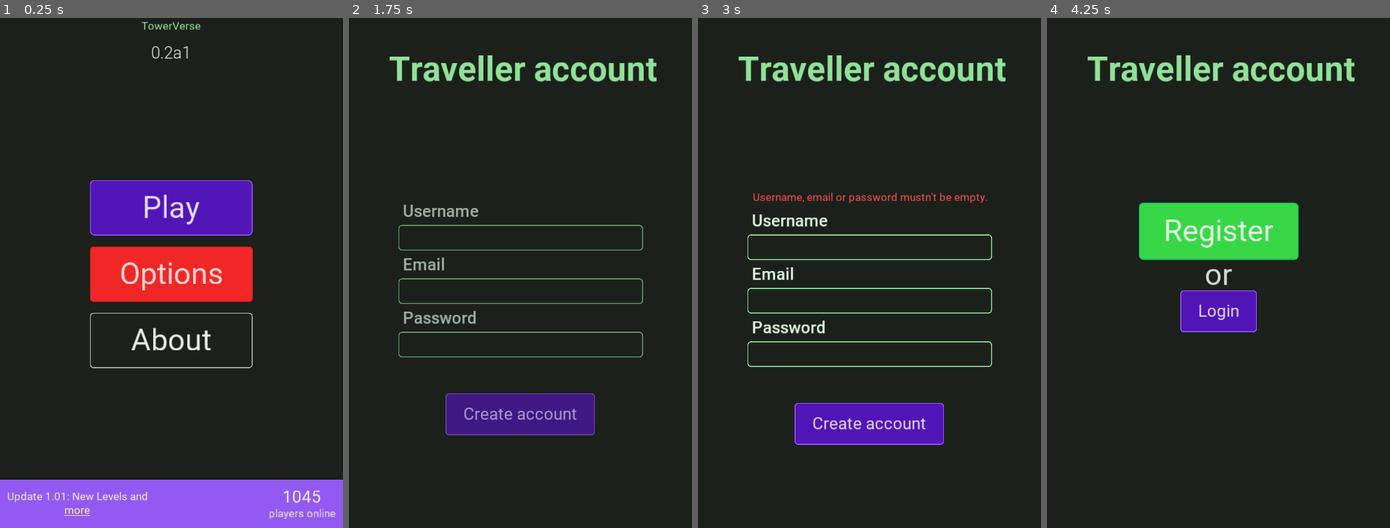
Above: before the commit, frames 1-4 (left to right).
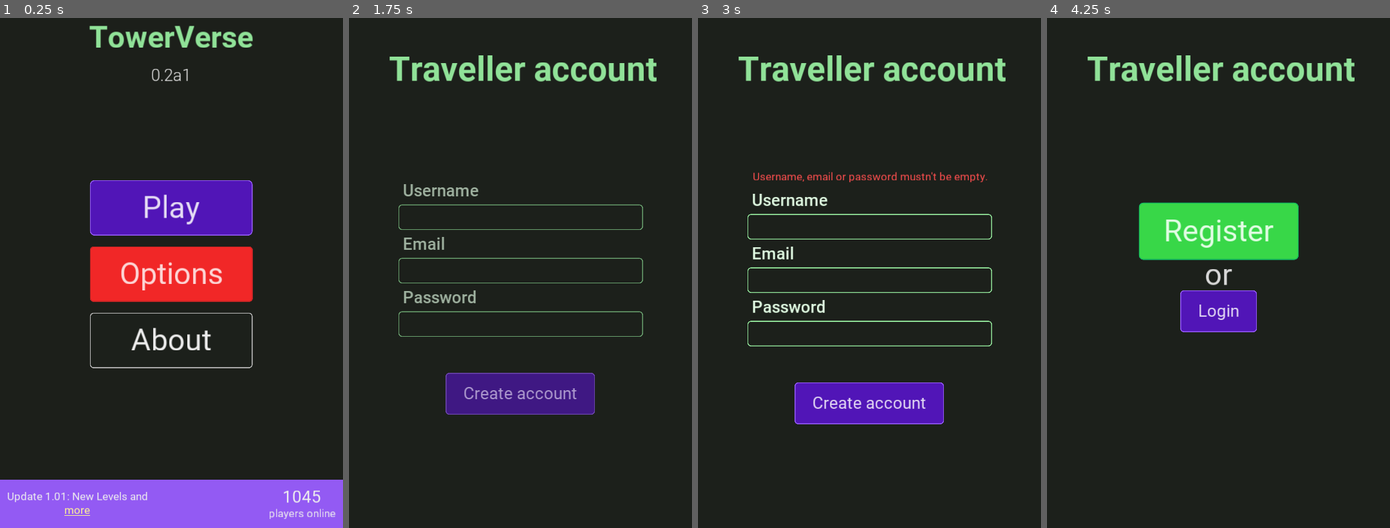
Above: after the commit, the same moments.

Repository: TowerVerse/towerverseandroid
Game: Godot game, scene res://assets/Scenes/StartMenu.tscn
Two runs of this game, one before a commit and one after it. Both use one fixed random seed, a clock stepped at 60 frames per second and the inputs below.
Inputs:
- Up to frame 1 (0.25 s): no input
- Up to frame 2 (1.75 s): click "Play" at 0.5 s; click "Register" at 1.25 s
- Up to frame 3 (3 s): click "Create account" at 2.75 s
- Up to frame 4 (4.25 s): tap Enter at 3.5 s; hold Escape (ui_back) from 3.53 s (still down)

The runs differ from the first frame. In frame 1, 1.3% of the frame differs, in the area x 26-74%, y 0-13%; in frame 2, 7.1%; in frame 3, 8.5%, in the area x 14-86%, y 30-84%; in frame 4, nothing differs.
Error before the commit: Invalid set index 'text' (on base: 'null instance') with value of type 'String'. (res://assets/Scripts/StartMenu.gd:17)

Commit message:
Design changes fix

Diff:
--- a/assets/Fonts/button_font.tres
+++ /dev/null
@@ -1,8 +0,0 @@
-[gd_resource type="DynamicFont" load_steps=2 format=2]
-
-[ext_resource path="res://assets/Fonts/Ubuntu-Medium.ttf" type="DynamicFontData" id=1]
-
-[resource]
-size = 80
-use_filter = true
-font_data = ExtResource( 1 )
--- a/assets/Scenes/Account.tscn
+++ b/assets/Scenes/Account.tscn
@@ -100,11 +100,12 @@
 margin_top = 76.0
 margin_right = 566.0
 margin_bottom = 161.0
-custom_fonts/font = SubResource( 2 )
+custom_fonts/font = SubResource( 13 )
 custom_colors/font_color = Color( 0.564706, 0.886275, 0.596078, 1 )
 text = "Traveller account"
 
 [node name="account_buttons_container" type="VBoxContainer" parent="."]
+visible = false
 anchor_left = 0.5
 anchor_top = 0.5
 anchor_right = 0.5
@@ -172,14 +173,14 @@
 }
 
 [node name="register_container" type="VBoxContainer" parent="."]
-visible = false
 anchor_left = 0.5
-anchor_top = 1.0
+anchor_top = 0.5
 anchor_right = 0.5
-anchor_bottom = 1.0
-margin_left = -247.0
-margin_top = -900.0
-margin_right = 248.0
+anchor_bottom = 0.5
+margin_left = -247.5
+margin_top = -290.0
+margin_right = 247.5
+margin_bottom = 383.0
 custom_constants/separation = 12
 alignment = 1
 __meta__ = {
@@ -187,9 +188,9 @@
 }
 
 [node name="register_error_label" type="Label" parent="register_container"]
-margin_top = 195.0
-margin_right = 495.0
-margin_bottom = 224.0
+margin_top = 79.0
+margin_right = 494.0
+margin_bottom = 108.0
 custom_fonts/font = ExtResource( 7 )
 custom_colors/font_color = Color( 0.980392, 0.305882, 0.305882, 1 )
 align = 1
@@ -201,17 +202,17 @@
 }
 
 [node name="line_edit_container" type="VBoxContainer" parent="register_container"]
-margin_top = 236.0
-margin_right = 495.0
-margin_bottom = 550.0
+margin_top = 120.0
+margin_right = 494.0
+margin_bottom = 440.0
 custom_constants/separation = 19
 
 [node name="register_username_label" type="Label" parent="register_container/line_edit_container"]
-margin_right = 169.0
-margin_bottom = 41.0
+margin_right = 163.0
+margin_bottom = 43.0
 size_flags_horizontal = 0
 size_flags_vertical = 0
-custom_styles/normal = SubResource( 7 )
+custom_styles/normal = SubResource( 18 )
 custom_fonts/font = ExtResource( 10 )
 custom_colors/font_color = Color( 0.886275, 0.988235, 0.894118, 1 )
 text = "Username"
@@ -221,9 +222,9 @@
 }
 
 [node name="register_username" type="LineEdit" parent="register_container/line_edit_container"]
-margin_top = 60.0
-margin_right = 495.0
-margin_bottom = 92.0
+margin_top = 62.0
+margin_right = 494.0
+margin_bottom = 94.0
 custom_styles/read_only = SubResource( 11 )
 custom_styles/focus = SubResource( 11 )
 custom_styles/normal = SubResource( 11 )
@@ -238,12 +239,12 @@
 caret_blink_speed = 0.5
 
 [node name="register_email_label" type="Label" parent="register_container/line_edit_container"]
-margin_top = 111.0
-margin_right = 92.0
-margin_bottom = 152.0
+margin_top = 113.0
+margin_right = 88.0
+margin_bottom = 156.0
 size_flags_horizontal = 0
 size_flags_vertical = 0
-custom_styles/normal = SubResource( 7 )
+custom_styles/normal = SubResource( 18 )
 custom_fonts/font = ExtResource( 10 )
 custom_colors/font_color = Color( 0.886275, 0.988235, 0.894118, 1 )
 text = "Email"
@@ -253,9 +254,9 @@
 }
 
 [node name="register_email" type="LineEdit" parent="register_container/line_edit_container"]
-margin_top = 171.0
-margin_right = 495.0
-margin_bottom = 203.0
+margin_top = 175.0
+margin_right = 494.0
+margin_bottom = 207.0
 custom_styles/read_only = SubResource( 11 )
 custom_styles/focus = SubResource( 11 )
 custom_styles/normal = SubResource( 11 )
@@ -270,12 +271,12 @@
 caret_blink_speed = 0.5
 
 [node name="register_password_label" type="Label" parent="register_container/line_edit_container"]
-margin_top = 222.0
-margin_right = 159.0
-margin_bottom = 263.0
+margin_top = 226.0
+margin_right = 161.0
+margin_bottom = 269.0
 size_flags_horizontal = 0
 size_flags_vertical = 0
-custom_styles/normal = SubResource( 7 )
+custom_styles/normal = SubResource( 18 )
 custom_fonts/font = ExtResource( 10 )
 custom_colors/font_color = Color( 0.886275, 0.988235, 0.894118, 1 )
 text = "Password"
@@ -285,9 +286,9 @@
 }
 
 [node name="register_password" type="LineEdit" parent="register_container/line_edit_container"]
-margin_top = 282.0
-margin_right = 495.0
-margin_bottom = 314.0
+margin_top = 288.0
+margin_right = 494.0
+margin_bottom = 320.0
 custom_styles/read_only = SubResource( 11 )
 custom_styles/focus = SubResource( 11 )
 custom_styles/normal = SubResource( 11 )
@@ -303,22 +304,22 @@
 caret_blink_speed = 0.5
 
 [node name="register_button_container" type="MarginContainer" parent="register_container"]
-margin_top = 562.0
-margin_right = 495.0
-margin_bottom = 704.0
+margin_top = 452.0
+margin_right = 494.0
+margin_bottom = 594.0
 custom_constants/margin_top = 95
 
 [node name="button" type="Button" parent="register_container/register_button_container"]
-margin_left = 123.0
+margin_left = 122.0
 margin_top = 95.0
-margin_right = 372.0
+margin_right = 371.0
 margin_bottom = 142.0
 focus_mode = 0
 size_flags_horizontal = 4
-custom_styles/hover = SubResource( 6 )
-custom_styles/pressed = SubResource( 6 )
-custom_styles/disabled = SubResource( 6 )
-custom_styles/normal = SubResource( 6 )
+custom_styles/hover = SubResource( 17 )
+custom_styles/pressed = SubResource( 17 )
+custom_styles/disabled = SubResource( 17 )
+custom_styles/normal = SubResource( 17 )
 custom_fonts/font = ExtResource( 5 )
 custom_colors/font_color_disabled = Color( 0.898039, 0.862745, 0.956863, 1 )
 custom_colors/font_color = Color( 0.898039, 0.862745, 0.956863, 1 )
--- a/assets/Scenes/StartMenu.tscn
+++ b/assets/Scenes/StartMenu.tscn
@@ -1,7 +1,6 @@
-[gd_scene load_steps=22 format=2]
+[gd_scene load_steps=23 format=2]
 
 [ext_resource path="res://assets/Scripts/StartMenu.gd" type="Script" id=3]
-[ext_resource path="res://assets/Fonts/label_font.tres" type="DynamicFont" id=6]
 
 [sub_resource type="Gradient" id=1]
 offsets = PoolRealArray( 0 )
@@ -13,6 +12,14 @@
 [sub_resource type="StyleBoxTexture" id=3]
 texture = SubResource( 2 )
 region_rect = Rect2( 0, 0, 2048, 1 )
+
+[sub_resource type="DynamicFontData" id=20]
+font_path = "res://assets/Fonts/Roboto-Bold.ttf"
+
+[sub_resource type="DynamicFont" id=21]
+size = 64
+use_filter = true
+font_data = SubResource( 20 )
 
 [sub_resource type="DynamicFontData" id=4]
 font_path = "res://assets/Fonts/Roboto-Light.ttf"
@@ -136,10 +143,10 @@
 }
 
 [node name="logo_container" type="VBoxContainer" parent="."]
-margin_left = 164.0
+margin_left = 188.0
 margin_top = 15.0
-margin_right = 556.0
-margin_bottom = 163.0
+margin_right = 531.0
+margin_bottom = 154.0
 size_flags_horizontal = 4
 size_flags_vertical = 0
 size_flags_stretch_ratio = 0.0
@@ -149,18 +156,18 @@
 }
 
 [node name="logo" type="Label" parent="logo_container"]
-margin_right = 392.0
-margin_bottom = 85.0
-size_flags_horizontal = 4
-custom_fonts/font = ExtResource( 6 )
+margin_right = 343.0
+margin_bottom = 76.0
+size_flags_horizontal = 4
+custom_fonts/font = SubResource( 21 )
 custom_colors/font_color = Color( 0.564706, 0.886275, 0.596078, 1 )
 text = "TowerVerse"
 
 [node name="version" type="Label" parent="logo_container"]
-margin_left = 152.0
-margin_top = 105.0
-margin_right = 240.0
-margin_bottom = 148.0
+margin_left = 127.0
+margin_top = 96.0
+margin_right = 215.0
+margin_bottom = 139.0
 size_flags_horizontal = 4
 custom_fonts/font = SubResource( 5 )
 custom_colors/font_color = Color( 0.929412, 0.929412, 0.929412, 1 )
--- a/assets/Scripts/StartMenu.gd
+++ b/assets/Scripts/StartMenu.gd
@@ -7,7 +7,7 @@
 onready var options_button = get_node('button_container/options_button')
 onready var about_button = get_node('button_container/about_button')
 
-onready var version_label = get_node('container/version')
+onready var version_label = get_node('logo_container/version')
 
 var button_translate_offset: float = -600
 
--- a/assets/Themes/button_normal.tres
+++ /dev/null
@@ -1,18 +0,0 @@
-[gd_resource type="StyleBoxFlat" format=2]
-
-[resource]
-bg_color = Color( 0.317647, 0.0823529, 0.717647, 1 )
-border_width_left = 2
-border_width_top = 2
-border_width_right = 2
-border_width_bottom = 2
-border_color = Color( 0.576471, 0.352941, 0.952941, 1 )
-corner_radius_top_left = 7
-corner_radius_top_right = 7
-corner_radius_bottom_right = 7
-corner_radius_bottom_left = 7
-corner_detail = 10
-expand_margin_left = 60.0
-expand_margin_right = 60.0
-expand_margin_top = 18.0
-expand_margin_bottom = 18.0
--- a/assets/Themes/button_pressed.tres
+++ /dev/null
@@ -1,15 +0,0 @@
-[gd_resource type="StyleBoxFlat" format=2]
-
-[resource]
-bg_color = Color( 0, 0.227451, 0.0745098, 1 )
-border_width_left = 8
-border_width_top = 8
-border_width_right = 8
-border_width_bottom = 8
-border_color = Color( 0, 0.976471, 0.0470588, 1 )
-border_blend = true
-corner_radius_top_left = 7
-corner_radius_top_right = 7
-corner_radius_bottom_right = 7
-corner_radius_bottom_left = 7
-corner_detail = 10
--- a/assets/Themes/lineedit_normal.tres
+++ /dev/null
@@ -1,18 +0,0 @@
-[gd_resource type="StyleBoxFlat" format=2]
-
-[resource]
-bg_color = Color( 0, 0.227451, 0.0745098, 1 )
-border_width_left = 10
-border_width_top = 10
-border_width_right = 10
-border_width_bottom = 10
-border_color = Color( 0, 0.976471, 0.0470588, 1 )
-border_blend = true
-corner_radius_top_left = 7
-corner_radius_top_right = 7
-corner_radius_bottom_right = 7
-corner_radius_bottom_left = 7
-corner_detail = 10
-shadow_color = Color( 0, 0.423529, 0.0196078, 1 )
-shadow_size = 7
-shadow_offset = Vector2( 0, 4 )
Not shown: 11 places in assets/Scenes/Account.tscn that only renumber resources
